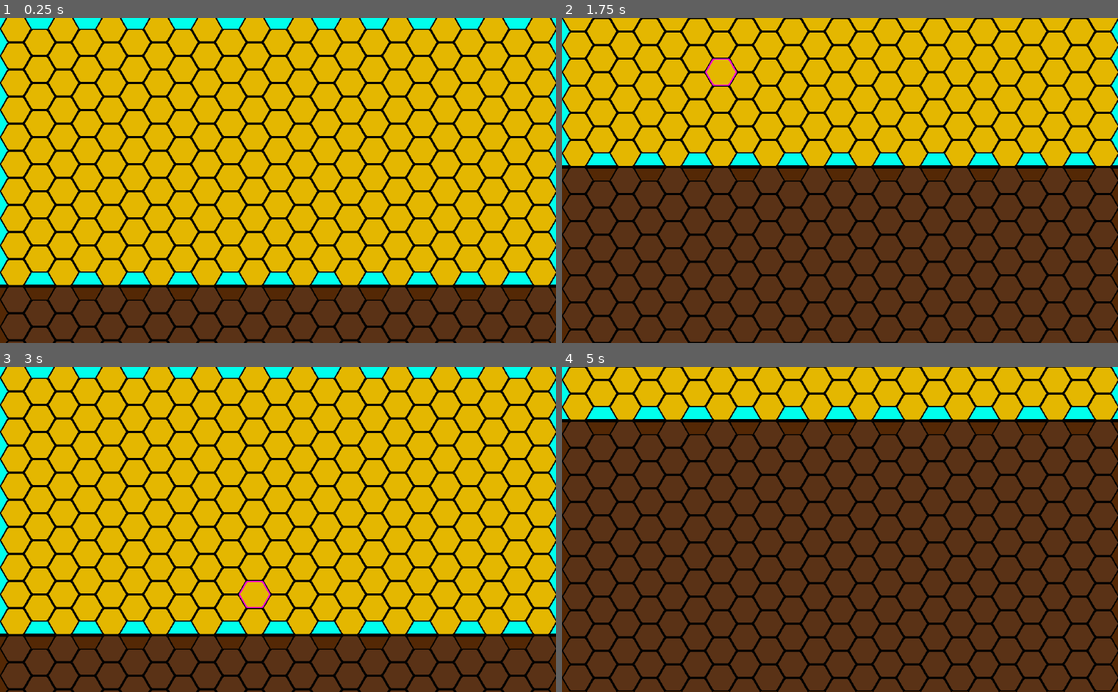
Above: before the commit, frames 1-4 (two rows, left to right).
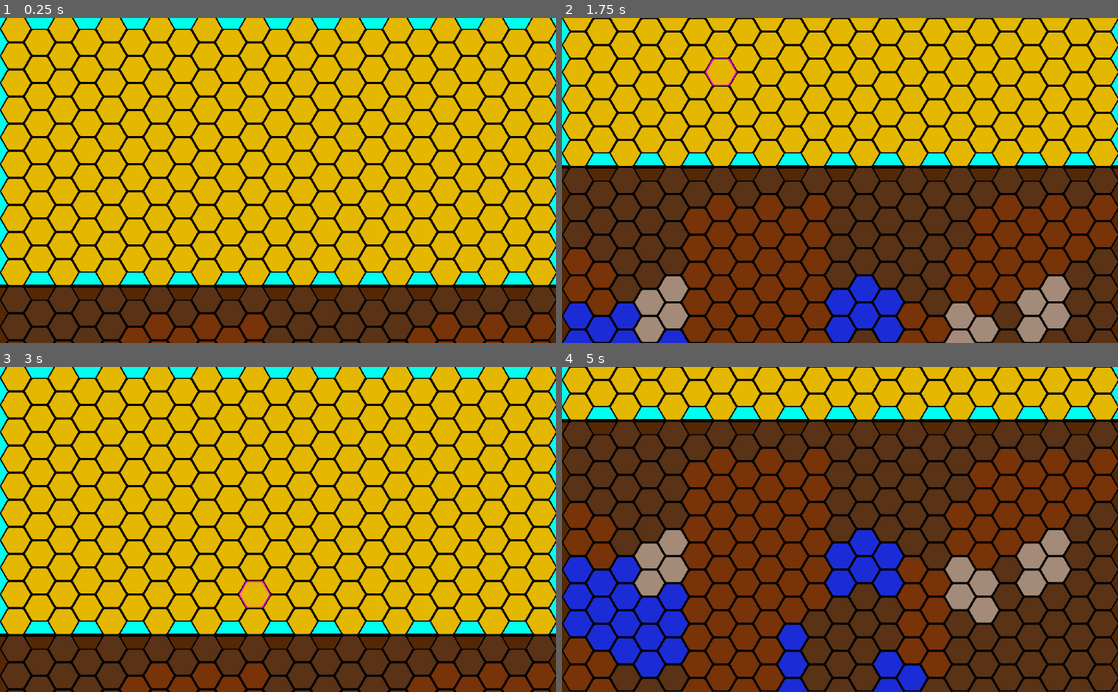
Above: after the commit, the same moments.

Repository: SmaugOfErebor/XylemAndPhloem
Game: Godot game, scene res://scenes/background.tscn
The game is run twice, just before and just after one commit, with the same random seed, the same clock (stepped at 60 frames per second) and the same inputs.
Inputs (mouse positions are in pixels of both pictures, inside the frame that each line leads up to):
- Up to frame 1 (0.25 s): no input
- Up to frame 2 (1.75 s): tap Enter at 0.5 s; move the mouse to (962, 164) at 0.52 s; tap S (move_cam_down) at 0.6, 1.55 s; click (962, 164) at 0.67 s; tap W (move_cam_up) at 0.8, 1.35 s; move the mouse to (728, 196) at 1.27 s; click (728, 196) at 1.42 s
- Up to frame 3 (3 s): move the mouse to (333, 458) at 2.02 s; tap S (move_cam_down) at 2.1 s; click (333, 458) at 2.17 s; tap W (move_cam_up) at 2.3, 2.85 s; move the mouse to (250, 594) at 2.77 s; click (250, 594) at 2.92 s
- Up to frame 4 (5 s): tap S (move_cam_down) at 3.05, 3.6, 4.55 s; move the mouse to (1006, 578) at 3.52 s; click (1006, 578) at 3.67 s; tap W (move_cam_up) at 3.8, 4.35 s; move the mouse to (673, 480) at 4.27 s; click (673, 480) at 4.42 s

The runs differ from the first frame. In frame 1, 3.0% of the frame differs, in the area x 21-100%, y 91-100%; in frame 2, 24%; in frame 3, 3.0%; in frame 4, 36%, in the area x 0-100%, y 25-100%.

Commit message:
Basic random gen added

Diff:
--- /dev/null
+++ b/autoloads/utils.gd
@@ -0,0 +1,8 @@
+extends Node
+
+func _ready():
+	randomize()
+
+# Random integer, both bounds inclusive
+func randInt(minimum: int, maximum: int):
+	return randi() % (maximum - minimum + 1) + minimum
--- a/project.godot
+++ b/project.godot
@@ -35,6 +35,10 @@
 config/name="Xylem And Phloem"
 run/main_scene="res://scenes/background.tscn"
 config/icon="res://icon.png"
+
+[autoload]
+
+Utils="*res://autoloads/utils.gd"
 
 [global]
 
--- a/scenes/camera.gd
+++ b/scenes/camera.gd
@@ -1,11 +1,28 @@
 class_name GameCam
 extends Camera2D
+
+const SCROLL_MOVE_SPEED := 30.0
 
 onready var moveTween: Tween = $move_tween
 
 export var moveDuration: float = 0.3
 export var topPos: float = 0.0
 export var bottomPos: float = 396.0
+
+func _process(delta):
+	if Input.is_action_just_pressed("move_cam_down"):
+		moveToBottom()
+	elif Input.is_action_just_pressed("move_cam_up"):
+		moveToTop()
+
+func _input(event):
+	if event is InputEventMouseButton and event.is_pressed():
+		if event.button_index == BUTTON_WHEEL_UP:
+			moveTween.stop_all()
+			position.y -= SCROLL_MOVE_SPEED
+		elif event.button_index == BUTTON_WHEEL_DOWN:
+			moveTween.stop_all()
+			position.y += SCROLL_MOVE_SPEED
 
 func moveToTop():
 	moveTween.stop_all()
--- a/scenes/root_2d.gd
+++ b/scenes/root_2d.gd
@@ -1,10 +1,2 @@
 class_name Root2D
 extends Node2D
-
-onready var camera: GameCam = $camera
-
-func _process(delta):
-	if Input.is_action_just_pressed("move_cam_down"):
-		camera.moveToBottom()
-	elif Input.is_action_just_pressed("move_cam_up"):
-		camera.moveToTop()
--- a/scenes/tiles.gd
+++ b/scenes/tiles.gd
@@ -2,6 +2,7 @@
 
 # This corresponds to tile IDs in tileset
 const TILE_SIZE := Vector2(44, 50)
+const SCREEN_TILE_WIDTH: int = 23
 enum TileId {
 	DIRT,
 	ENRICHED_DIRT,
@@ -49,7 +50,8 @@
 		# Draw the highlight at the given tile position
 		tileHighlight.position = tilePos * TILE_SIZE
 		tileHighlight.visible = true
-	elif (event is InputEventMouseButton or event is InputEventScreenTouch) and event.is_pressed():
+	elif ((event is InputEventMouseButton and event.button_index == BUTTON_LEFT) or
+			event is InputEventScreenTouch) and event.is_pressed():
 		# The user pressed on a tile (possibly)
 		# Get the touch or mouse press location
 		var pressedPos: Vector2 = get_global_mouse_position()
@@ -67,10 +69,41 @@
 func tempGenerate():
 	# Iterate through the basic visual range
 	for y in range(-10, 10):
-		for x in range(0, 23):
+		for x in range(0, SCREEN_TILE_WIDTH):
 			# Remove the middle row of tiles on ground
 			if y == -1 and x % 2 == 1:
 				continue
-			# Generate sun if on top, dirt if bottom
-			var tileId: int = TileId.DIRT if y >= 0 else TileId.SUNLIGHT
-			addTile(tileId, Vector2(x, y))
+
+			if y < 0:
+				# Above ground
+				addTile(TileId.SUNLIGHT, Vector2(x, y))
+			else:
+				# Below ground
+				addTile(TileId.DIRT, Vector2(x, y))
+
+	generatePockets(TileId.WATER, 5, 8, 0, SCREEN_TILE_WIDTH-1, 4, 9, 1, 2)
+	generatePockets(TileId.ENRICHED_DIRT, 6, 8, 0, SCREEN_TILE_WIDTH-1, 1, 9, 1, 3)
+	generatePockets(TileId.ROCK, 2, 3, 0, SCREEN_TILE_WIDTH-1, 4, 7, 1, 1)
+
+func generatePockets(tileId: int,
+					minPockets: int, maxPockets: int,
+					xMin: int, xMax: int,
+					yMin: int, yMax: int,
+					radiusMin: int, radiusMax: int):
+	# Randomize number of pockets to generate
+	for i in range(Utils.randInt(minPockets, maxPockets)):
+		# Calculate a tile to act as the root
+		var basePos := Vector2(Utils.randInt(xMin, xMax), Utils.randInt(yMin, yMax))
+		# Generate radiuses
+		var xRadius: int = Utils.randInt(radiusMin, radiusMax)
+		var yRadius: int = Utils.randInt(radiusMin, radiusMax)
+		# Build out the pocket
+		for x in range(-xRadius, xRadius):
+			for y in range(-yRadius, yRadius):
+				# Calculate position of tile to change
+				var pos: Vector2 = basePos + Vector2(x, y)
+				# Ensure it's within bounds
+				if pos.y < yMin or pos.y > yMax or pos.x < xMin or pos.x > xMax:
+					continue
+				# Change the tile
+				addTile(tileId, pos)
